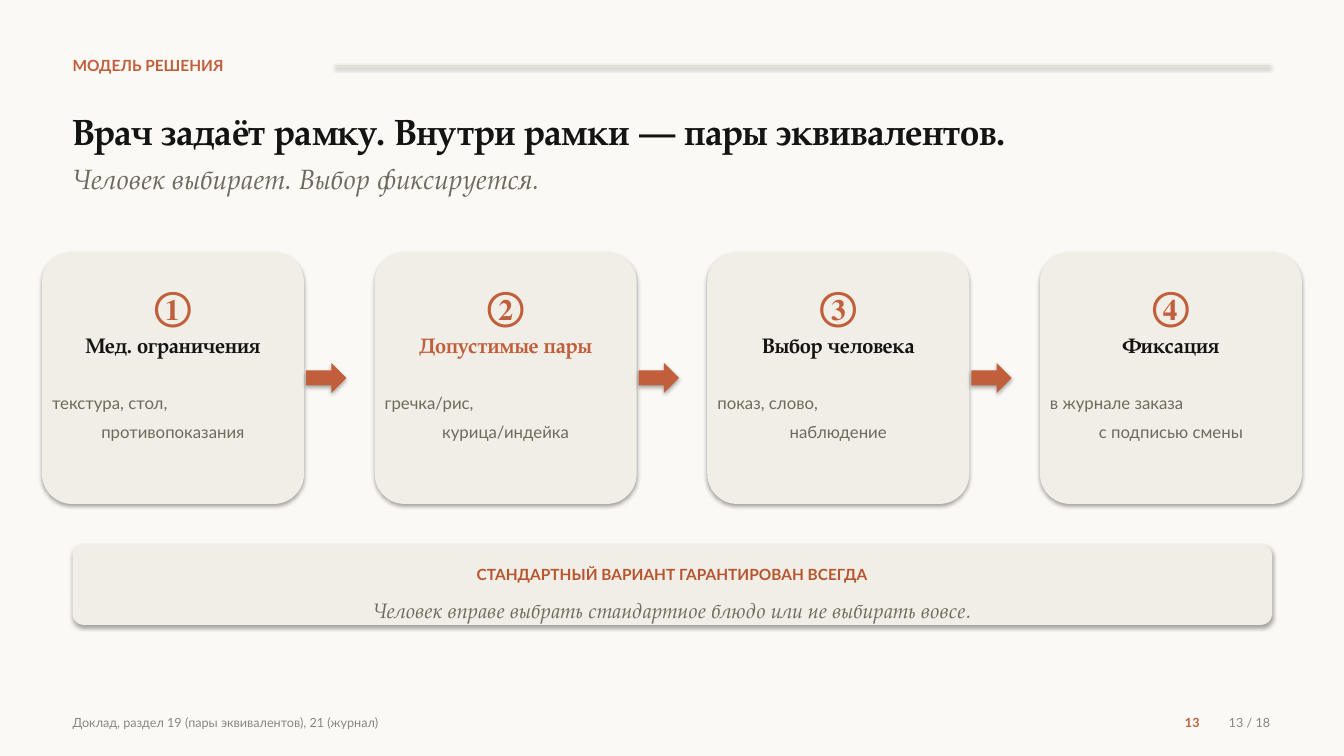
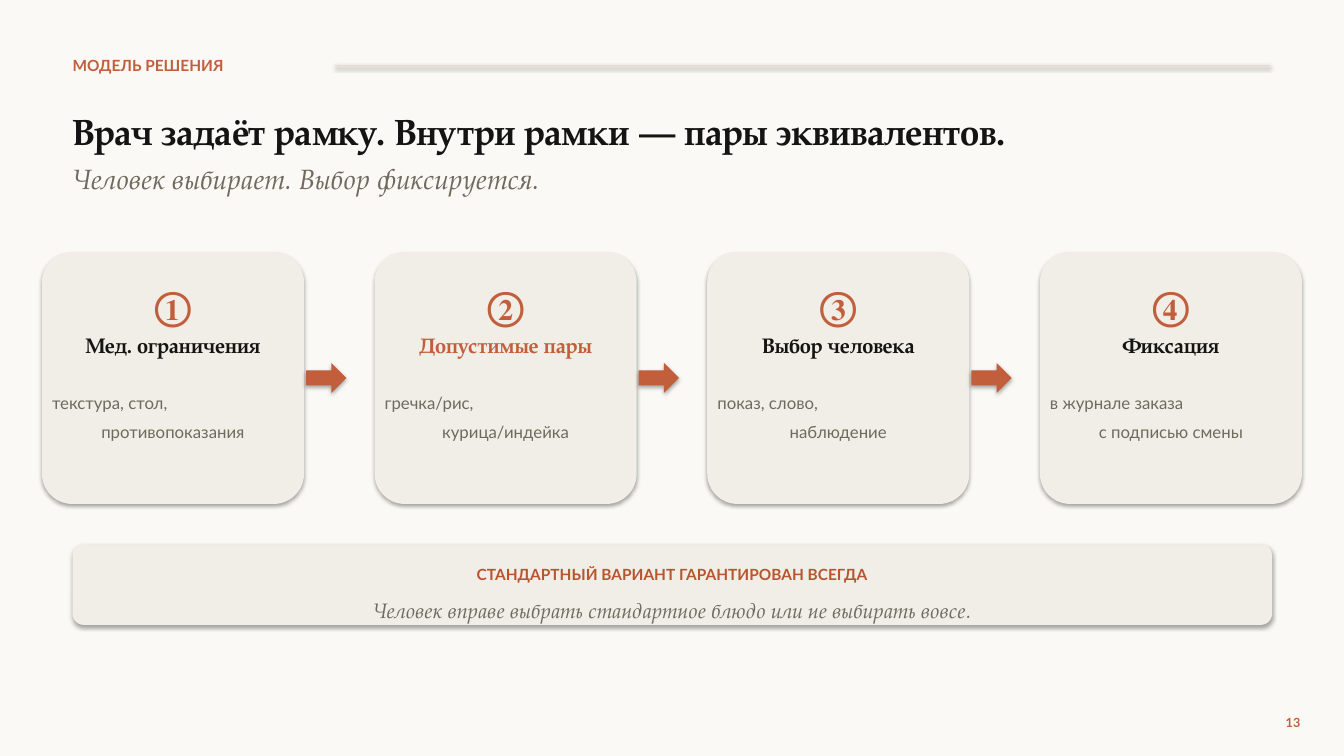
Before and after one commit to qlolp/seminar-variable-food-2026, a slide deck: slide 13 of 02_презентация/презентация_v6/Презентация_v6_Не_просто_накормить.pptx. Drawn at 1344x756 pixels with LibreOffice and Linux fonts; fonts in the diff are those of the drawing. Boxes give left, top, right and bottom in pixels: in the first picture for what was removed or moved away, otherwise in the second. Text is boxed around its words. In the diff, an @@ line names an element or a change of style, - is before the commit and + after.

```diff
--- a/02_презентация/презентация_v6/Презентация_v6_Не_просто_накормить.pptx
+++ b/02_презентация/презентация_v6/Презентация_v6_Не_просто_накормить.pptx
@@ text removed at box(73, 717, 378, 729) @@
-Доклад, раздел 19 (пары эквивалентов), 21 (журнал)
@@ text removed at box(1229, 718, 1271, 727) @@
-13 / 18
@@ text "13": place and size @@
-text "13" at box(1185, 718, 1200, 727)
+text "13" at box(1286, 718, 1301, 727)
```
Also in this commit, not shown: 29 other slides changed, 22 other files.
